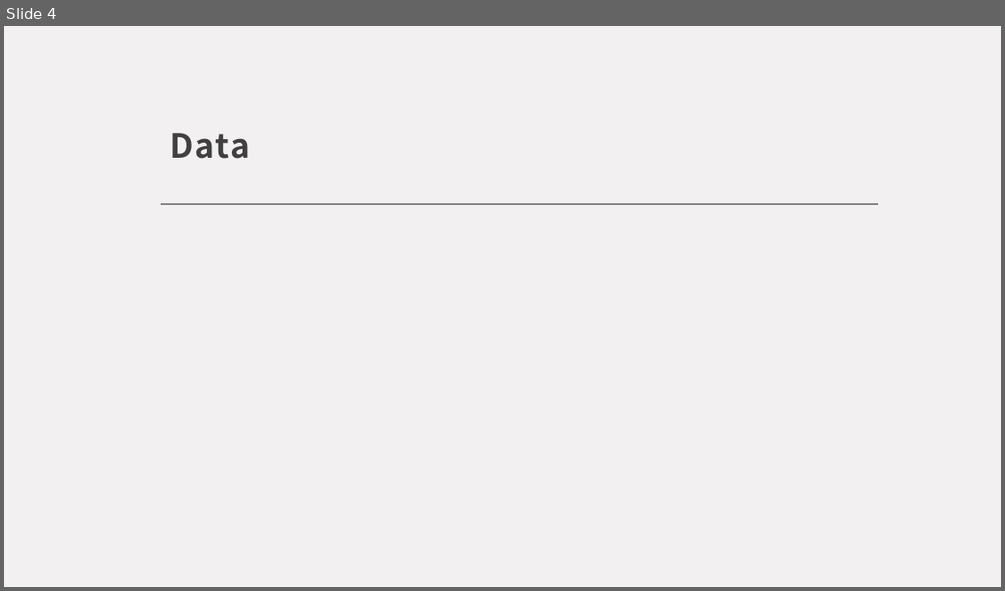
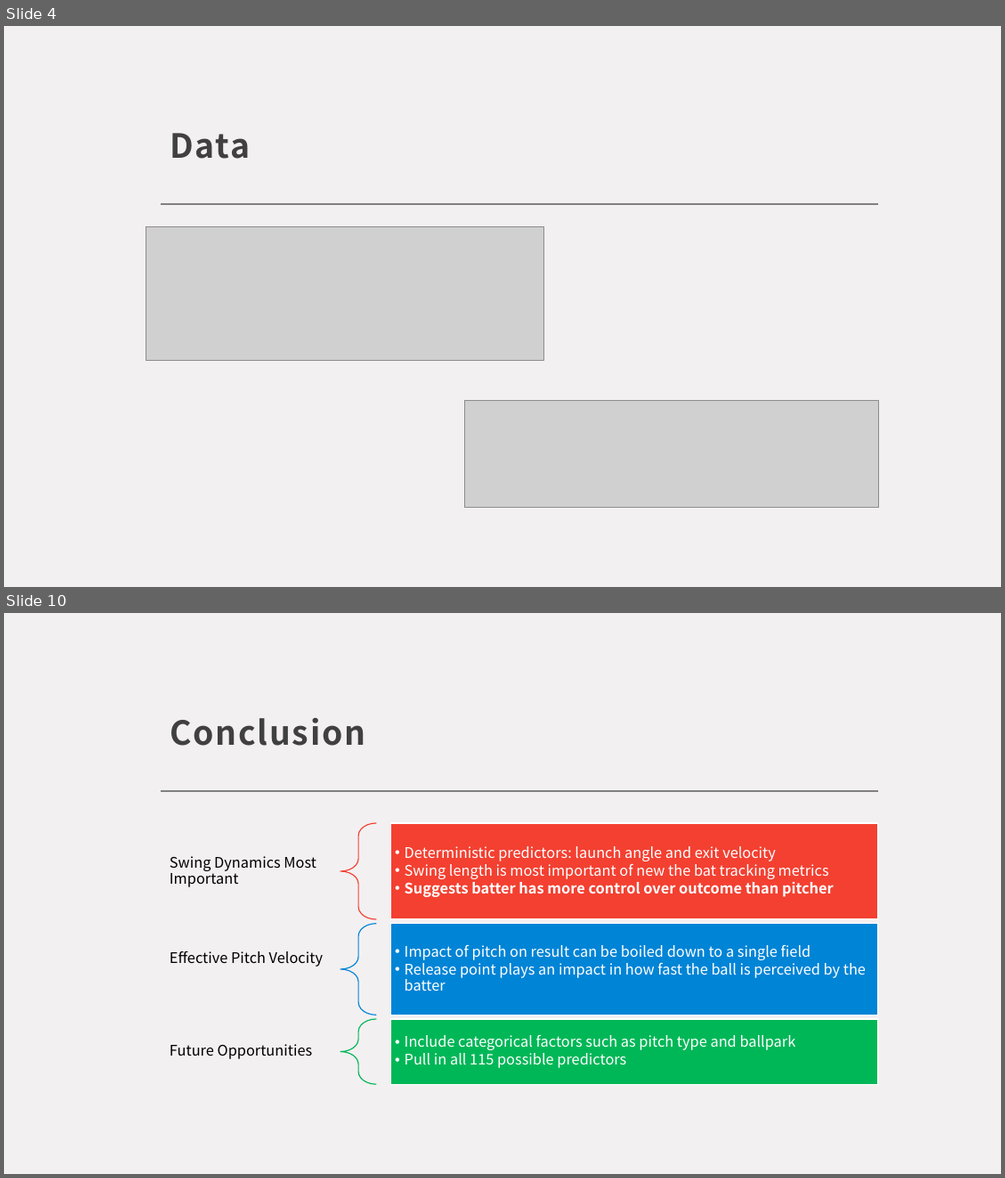
Before and after one commit to jwnorm/hr_variable_importance, a slide deck: project-Norman.pptx. Shown one above the other, each under a label of ours: slide 4 before the commit, slides 4 and 10 after it; the slides between them are not shown. The pictures are 1005x591 and 1005x1178 pixels, drawn with LibreOffice and Linux fonts; fonts in the diff are those of the drawing; grey boxes stand for pictures. Boxes give left, top, right and bottom in pixels: in the first picture for what was removed or moved away, otherwise in the second. Text is boxed around its words. In the diff, an @@ line names an element or a change of style, - is before the commit and + after.

```diff
--- a/project-Norman.pptx
+++ b/project-Norman.pptx
@@ slide 10 added at [4, 613, 1001, 1174], background #F3F0F1; not listed: 1 template element that a slide beside it also shows @@
@@ title added at [170, 718, 365, 746], 32 pt, text #404040, bold @@
+Conclusion
@@ group added at [170, 823, 878, 1084]: 6 texts, 3 left braces, 3 rectangles @@
+Swing Dynamics Most Important
+  • Deterministic predictors: launch angle and exit velocity
+  • Swing length is most important of new the bat tracking metrics
+  • Suggests batter has more control over outcome than pitcher
+Effective Pitch Velocity
+  • Impact of pitch on result can be boiled down to a single field
+  • Release point plays an impact in how fast the ball is perceived by the batter
+Future Opportunities
+  • Include categorical factors such as pitch type and ballpark
+  • Pull in all 115 possible predictors
@@ slide 4 changed as well @@
@@ picture added at [146, 227, 544, 361] @@
@@ picture added at [465, 401, 878, 507] @@
```
Also in this commit, not shown: 3 other slides changed, 6 other slides added, 3 slides removed.
